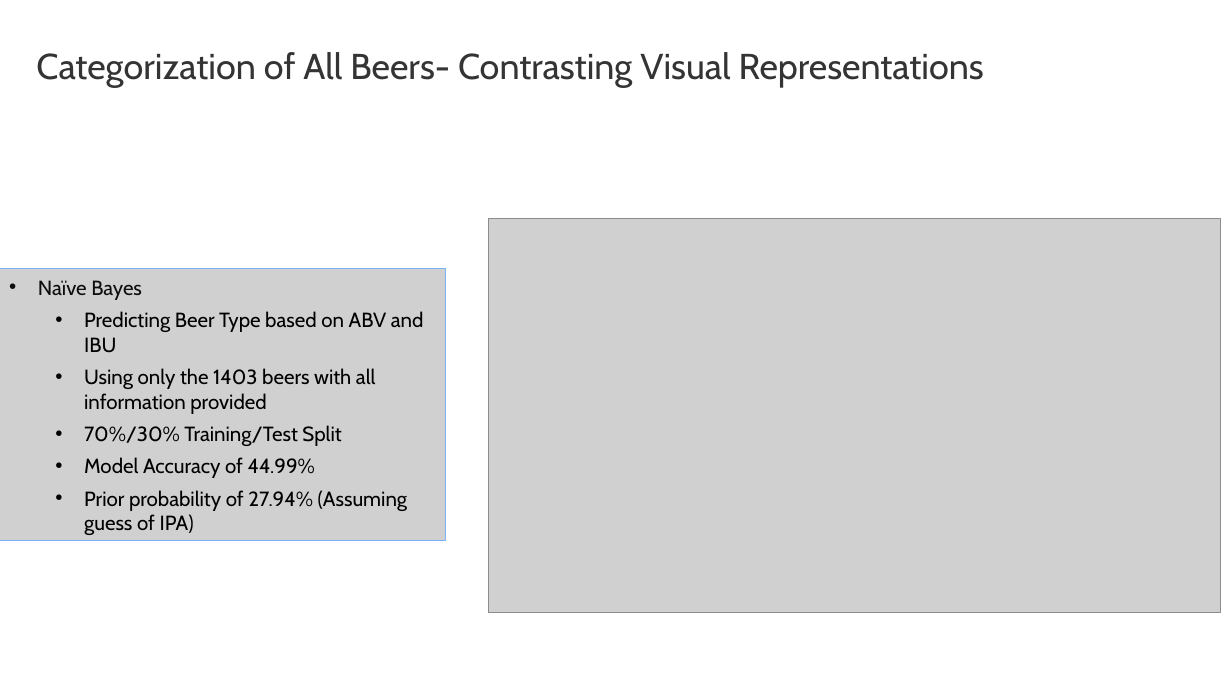
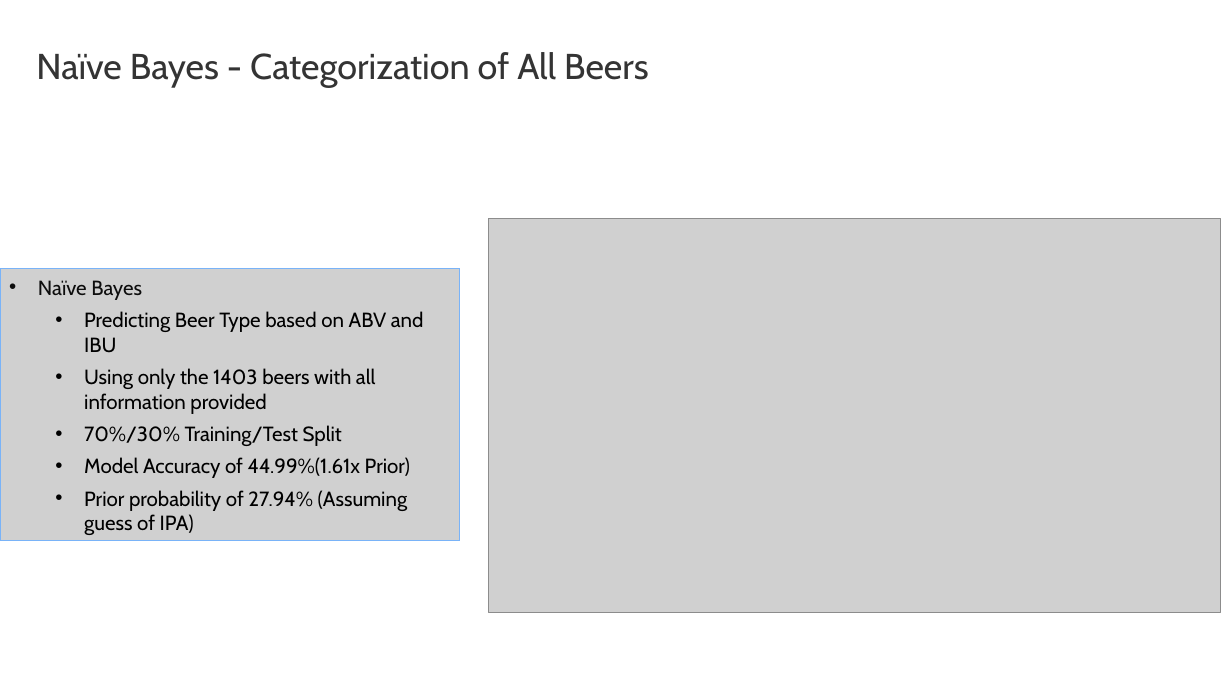
Before and after one commit to C-Stewart-GH/DDS_6306_CS1, a slide deck: slide 12 of Final_CS1_Presentation_DDS_6306.pptx. Drawn at 1232x693 pixels with LibreOffice and Linux fonts; fonts in the diff are those of the drawing; grey boxes stand for pictures; background and template pictures are left out. Boxes give left, top, right and bottom in pixels: in the first picture for what was removed or moved away, otherwise in the second. Text is boxed around its words. In the diff, an @@ line names an element or a change of style, - is before the commit and + after.

```diff
--- a/Final_CS1_Presentation_DDS_6306.pptx
+++ b/Final_CS1_Presentation_DDS_6306.pptx
@@ text at [36, 52, 649, 87]: text changed @@
-Categorization of All Beers- Contrasting Visual Representations
+Naïve Bayes - Categorization of All Beers
@@ picture "Naïve Bayes": place and size @@
-picture "Naïve Bayes" at [0, 269, 446, 542]
+picture "Naïve Bayes" at [0, 269, 460, 542]
@@ text in picture at [84, 457, 410, 478]: text changed @@
-  • Model Accuracy of 44.99%
+  • Model Accuracy of 44.99%(1.61x Prior)
```
Also in this commit, not shown: 3 other slides changed.
